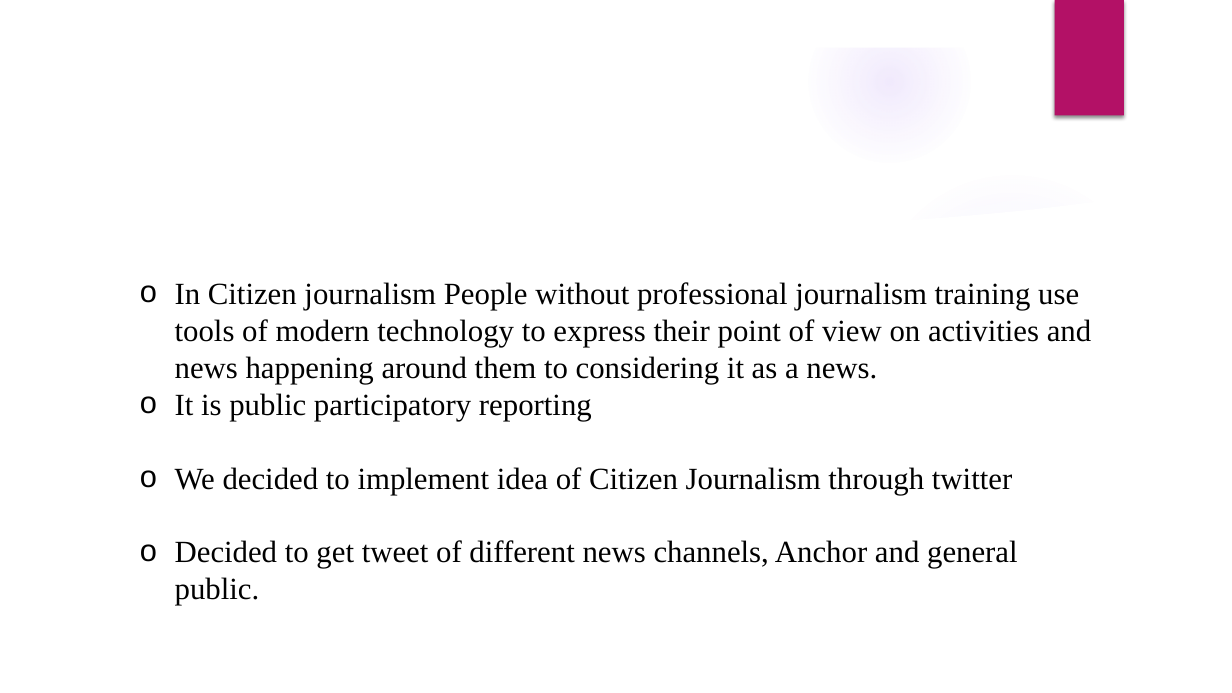
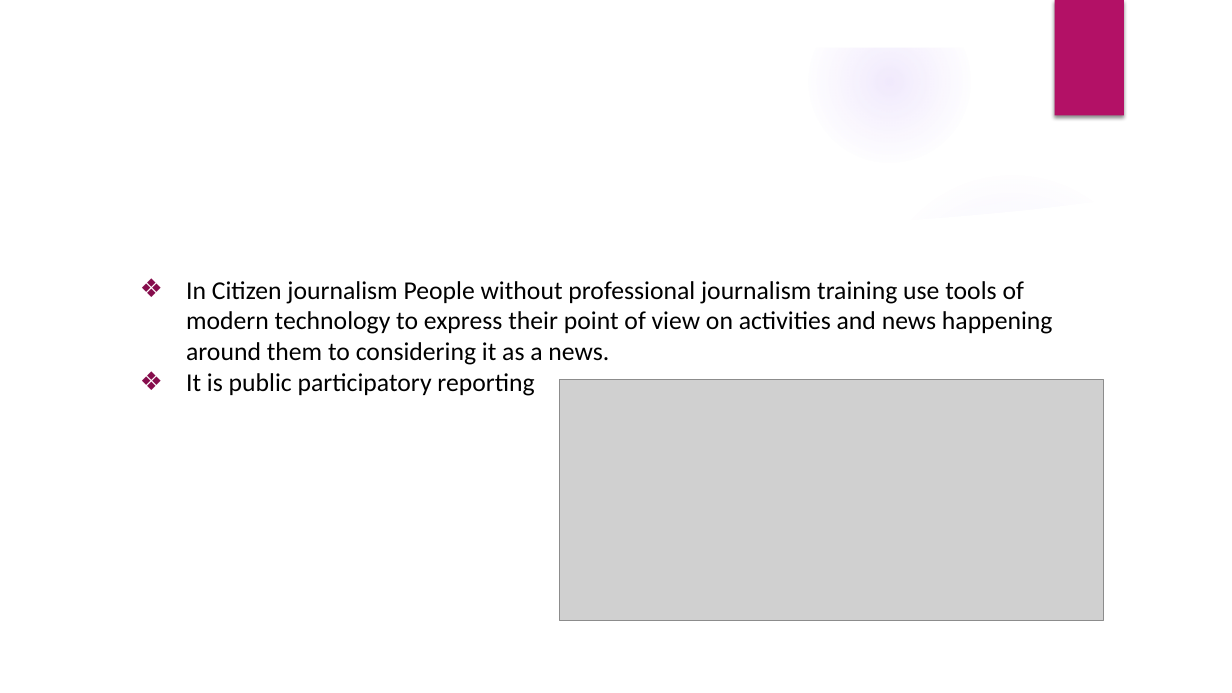
Before and after one commit to Zeeshanily/Citizen-Journalism, a slide deck: slide 3 of pj-task 1/Presentation.pptx. Drawn at 1232x693 pixels with LibreOffice and Linux fonts; fonts in the diff are those of the drawing; grey boxes stand for pictures; background and template pictures are left out. Boxes give left, top, right and bottom in pixels: in the first picture for what was removed or moved away, otherwise in the second. Text is boxed around its words. In the diff, an @@ line names an element or a change of style, - is before the commit and + after.

```diff
--- a/pj-task 1/Presentation.pptx
+++ b/pj-task 1/Presentation.pptx
@@ text "In Citizen journalism People without ..." at (186, 281, 1053, 396): size 24 to 20 pt, font Times New Roman to Calibri; bullet o to ❖ @@
@@ picture added at (559, 380, 1104, 620) @@
@@ text at (175, 467, 1018, 605): paragraphs removed @@
-o We decided to implement idea of Citizen Journalism through twitter
-o Decided to get tweet of different news channels, Anchor and general public.
```
Also in this commit, not shown: 8 other slides changed, 2 slides added.
